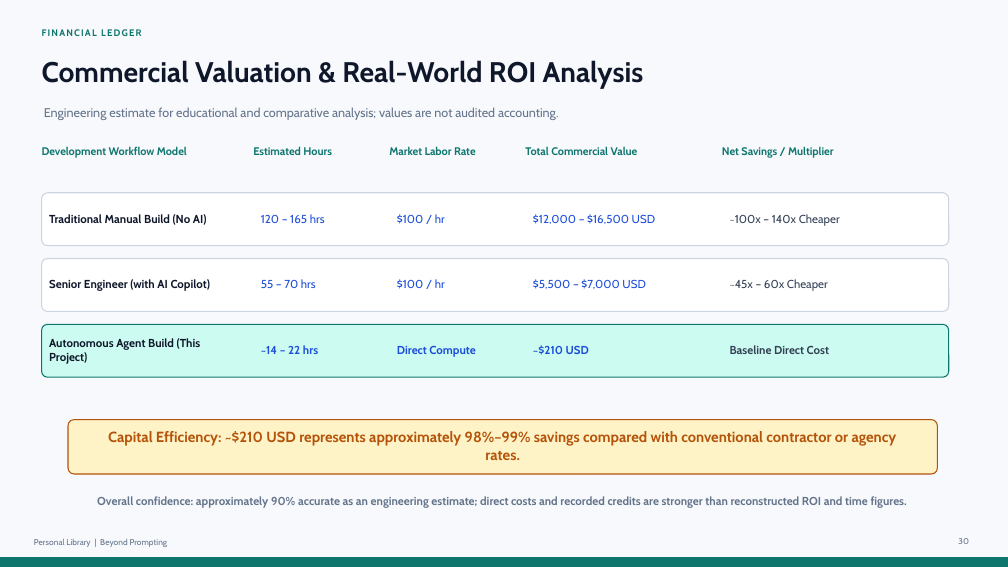
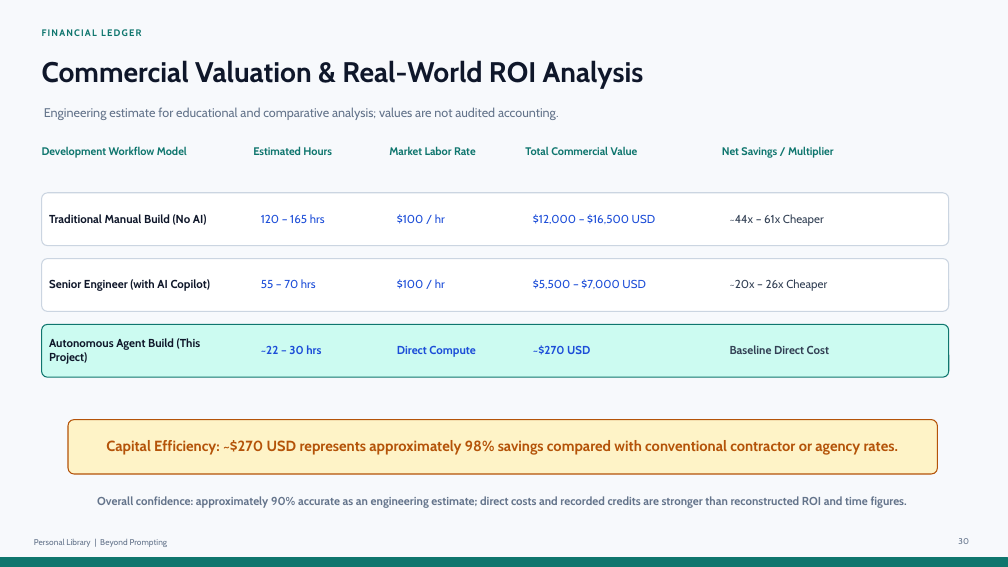
Before and after one commit to epascalau/personal-library, a slide deck: slide 30 of docs/presentations/beyond-prompting-local-rag.pptx. Drawn at 1008x567 pixels with LibreOffice and Linux fonts; fonts in the diff are those of the drawing. Boxes give left, top, right and bottom in pixels: in the first picture for what was removed or moved away, otherwise in the second. Text is boxed around its words. In the diff, an @@ line names an element or a change of style, - is before the commit and + after.

```diff
--- a/docs/presentations/beyond-prompting-local-rag.pptx
+++ b/docs/presentations/beyond-prompting-local-rag.pptx
@@ text at [730,214,824,226]: text changed @@
-~100x – 140x Cheaper
+~44x – 61x Cheaper
@@ text at [730,279,827,291]: text changed @@
-~45x – 60x Cheaper
+~20x – 26x Cheaper
@@ text at [261,345,321,354]: text changed @@
-~14 – 22 hrs
+~22 – 30 hrs
@@ text at [533,345,590,355]: text changed @@
-~$210 USD
+~$270 USD
@@ text at [106,440,898,455]: text changed @@
-Capital Efficiency: ~$210 USD represents approximately 98%–99% savings compared with conventional contractor or agency rates.
+Capital Efficiency: ~$270 USD represents approximately 98% savings compared with conventional contractor or agency rates.
```
Also in this commit, not shown: 1 other slide changed, 19 other files.
